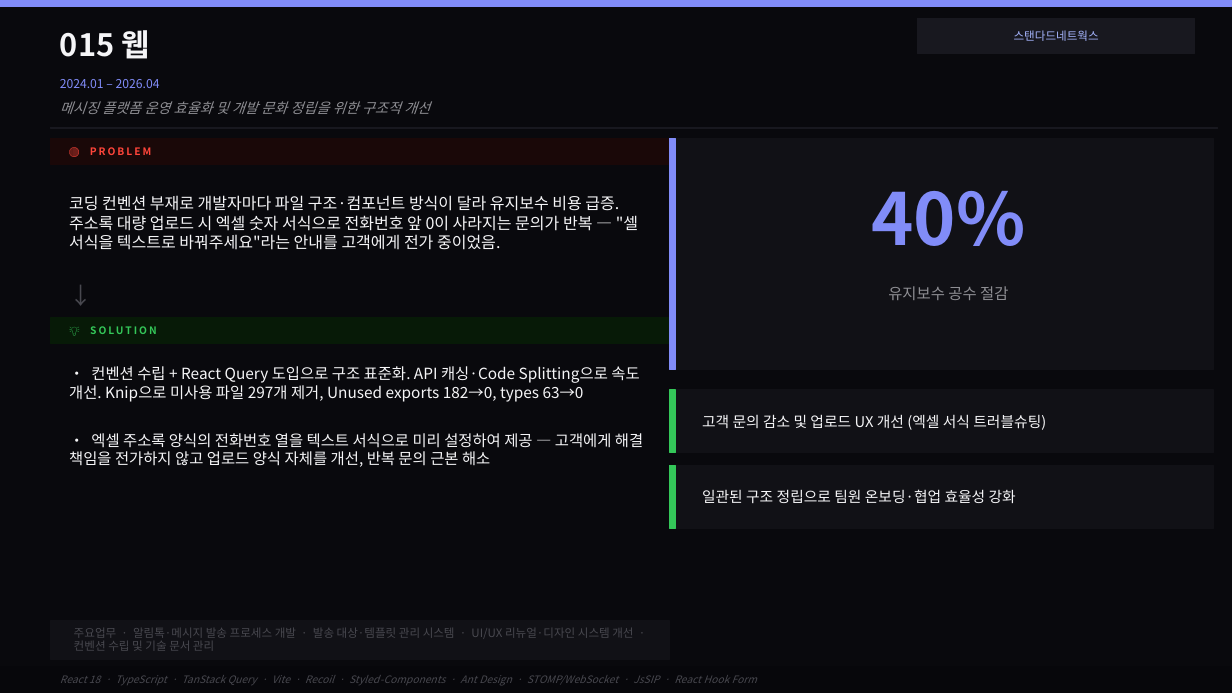
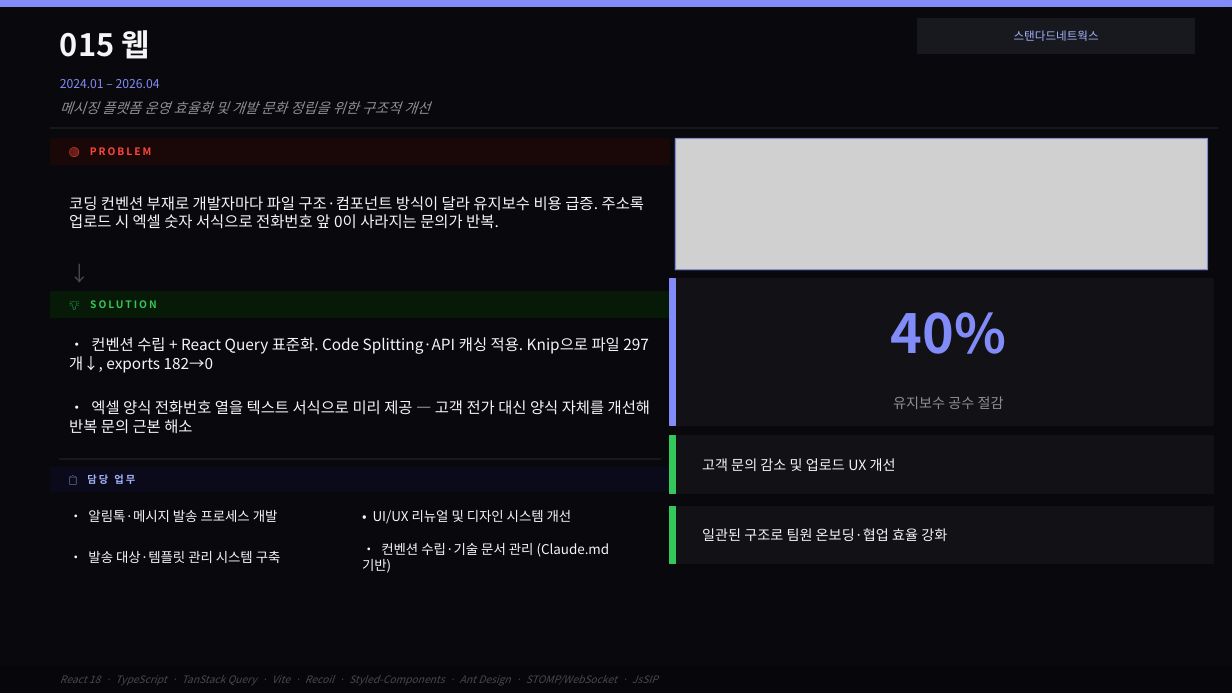
Before and after one commit to jinwonnnnnnn/jinwon-portfolio, a slide deck: slide 6 of apps/web/public/portfolio.pptx. Drawn at 1232x693 pixels with LibreOffice and Linux fonts; fonts in the diff are those of the drawing; grey boxes stand for pictures. Boxes give left, top, right and bottom in pixels: in the first picture for what was removed or moved away, otherwise in the second. Text is boxed around its words. In the diff, an @@ line names an element or a change of style, - is before the commit and + after.

```diff
--- a/apps/web/public/portfolio.pptx
+++ b/apps/web/public/portfolio.pptx
@@ rectangle: place and size @@
-rectangle at <box>670,139,1214,370</box>
+rectangle at <box>676,139,1208,270</box>
@@ rectangle at <box>676,139,1208,270</box>: fill #111116 to none; outline #111116 1 pt to #818CF8 1 pt @@
@@ picture added at <box>676,139,1208,270</box> @@
@@ text at <box>69,196,644,229</box>: text changed; size 12.5 to 12 pt @@
-코딩 컨벤션 부재로 개발자마다 파일 구조·컴포넌트 방식이 달라 유지보수 비용 급증. 주소록 대량 업로드 시 엑셀 숫자 서식으로 전화번호 앞 0이 사라지는 문의가 반복 — "셀 서식을 텍스트로 바꿔주세요"라는 안내를 고객에게 전가 중이었음.
+코딩 컨벤션 부재로 개발자마다 파일 구조·컴포넌트 방식이 달라 유지보수 비용 급증. 주소록 업로드 시 엑셀 숫자 서식으로 전화번호 앞 0이 사라지는 문의가 반복.
@@ text "↓": place and size @@
-text "↓" at <box>60,279,97,312</box>
+text "↓" at <box>60,259,97,288</box>
@@ text "↓" at <box>60,259,97,288</box>: size 18 to 16 pt @@
@@ rectangle: place and size @@
-rectangle at <box>51,318,670,344</box>
+rectangle at <box>51,292,670,318</box>
@@ text "💡 SOLUTION": place and size @@
-text "💡 SOLUTION" at <box>90,326,157,334</box>
+text "💡 SOLUTION" at <box>90,300,157,308</box>
@@ rectangle: place and size @@
-rectangle at <box>670,466,1214,529</box>
+rectangle at <box>670,279,1214,425</box>
@@ rectangle: place and size @@
-rectangle at <box>670,139,676,370</box>
+rectangle at <box>670,279,676,425</box>
@@ text "40%": place and size @@
-text "40%" at <box>871,190,1025,246</box>
+text "40%" at <box>891,312,1007,354</box>
@@ text "40%" at <box>891,312,1007,354</box>: size 56 to 42 pt @@
@@ text at <box>91,337,620,373</box>: text changed @@
-• 컨벤션 수립 + React Query 도입으로 구조 표준화. API 캐싱·Code Splitting으로 속도 개선. Knip으로 미사용 파일 297개 제거, Unused exports 182→0, types 63→0
+• 컨벤션 수립 + React Query 표준화. Code Splitting·API 캐싱 적용. Knip으로 파일 297개↓, exports 182→0
@@ text "유지보수 공수 절감": place and size @@
-text "유지보수 공수 절감" at <box>888,286,1008,300</box>
+text "유지보수 공수 절감" at <box>893,396,1004,409</box>
@@ text "유지보수 공수 절감" at <box>893,396,1004,409</box>: size 12 to 11 pt @@
@@ text at <box>69,400,650,434</box>: text changed @@
-• 엑셀 주소록 양식의 전화번호 열을 텍스트 서식으로 미리 설정하여 제공 — 고객에게 해결 책임을 전가하지 않고 업로드 양식 자체를 개선, 반복 문의 근본 해소
+• 엑셀 양식 전화번호 열을 텍스트 서식으로 미리 제공 — 고객 전가 대신 양식 자체를 개선해 반복 문의 근본 해소
@@ rectangle: place and size @@
-rectangle at <box>670,466,676,529</box>
+rectangle at <box>670,436,676,494</box>
@@ rectangle: place and size @@
-rectangle at <box>670,390,1214,453</box>
+rectangle at <box>670,436,1214,494</box>
@@ rectangle added at <box>51,468,670,492</box>, fill #0A0A1A, outline #0A0A1A 1 pt @@
@@ rectangle: place and size @@
-rectangle at <box>51,621,670,660</box>
+rectangle at <box>60,458,661,459</box>
@@ rectangle at <box>60,458,661,459</box>: fill #111116 to #18181F; outline #111116 1 pt to #18181F 1 pt @@
@@ text added at <box>87,474,135,484</box>, 8 pt, text #A5B4FC, bold @@
+📋 담당 업무
@@ text at <box>702,458,896,471</box>: text changed; size 11.5 to 11 pt @@
-고객 문의 감소 및 업로드 UX 개선 (엑셀 서식 트러블슈팅)
+고객 문의 감소 및 업로드 UX 개선
@@ rectangle: place and size @@
-rectangle at <box>670,390,676,453</box>
+rectangle at <box>670,506,676,564</box>
@@ rectangle added at <box>670,506,1214,564</box>, fill #111116, outline #111116 1 pt @@
@@ text added at <box>88,510,278,522</box>, 10.5 pt, text #F5F5F7 @@
+• 알림톡·메시지 발송 프로세스 개발
@@ text added at <box>373,510,572,524</box>, 10.5 pt, text #F5F5F7 @@
+• UI/UX 리뉴얼 및 디자인 시스템 개선
@@ text at <box>702,528,947,541</box>: text changed; size 11.5 to 11 pt @@
-일관된 구조 정립으로 팀원 온보딩·협업 효율성 강화
+일관된 구조로 팀원 온보딩·협업 효율 강화
@@ text added at <box>88,551,281,563</box>, 10.5 pt, text #F5F5F7 @@
+• 발송 대상·템플릿 관리 시스템 구축
@@ text added at <box>362,543,610,573</box>, 10.5 pt, text #F5F5F7 @@
+• 컨벤션 수립·기술 문서 관리 (Claude.md 기반)
@@ text removed at <box>74,628,633,651</box> @@
-주요업무 · 알림톡·메시지 발송 프로세스 개발 · 발송 대상·템플릿 관리 시스템 · UI/UX 리뉴얼·디자인 시스템 개선 · 컨벤션 수립 및 기술 문서 관리
@@ text at <box>60,675,658,685</box>: text changed @@
-React 18 · TypeScript · TanStack Query · Vite · Recoil · Styled-Components · Ant Design · STOMP/WebSocket · JsSIP · React Hook Form
+React 18 · TypeScript · TanStack Query · Vite · Recoil · Styled-Components · Ant Design · STOMP/WebSocket · JsSIP
```
Also in this commit, not shown: 5 other slides changed, 1 other file.
